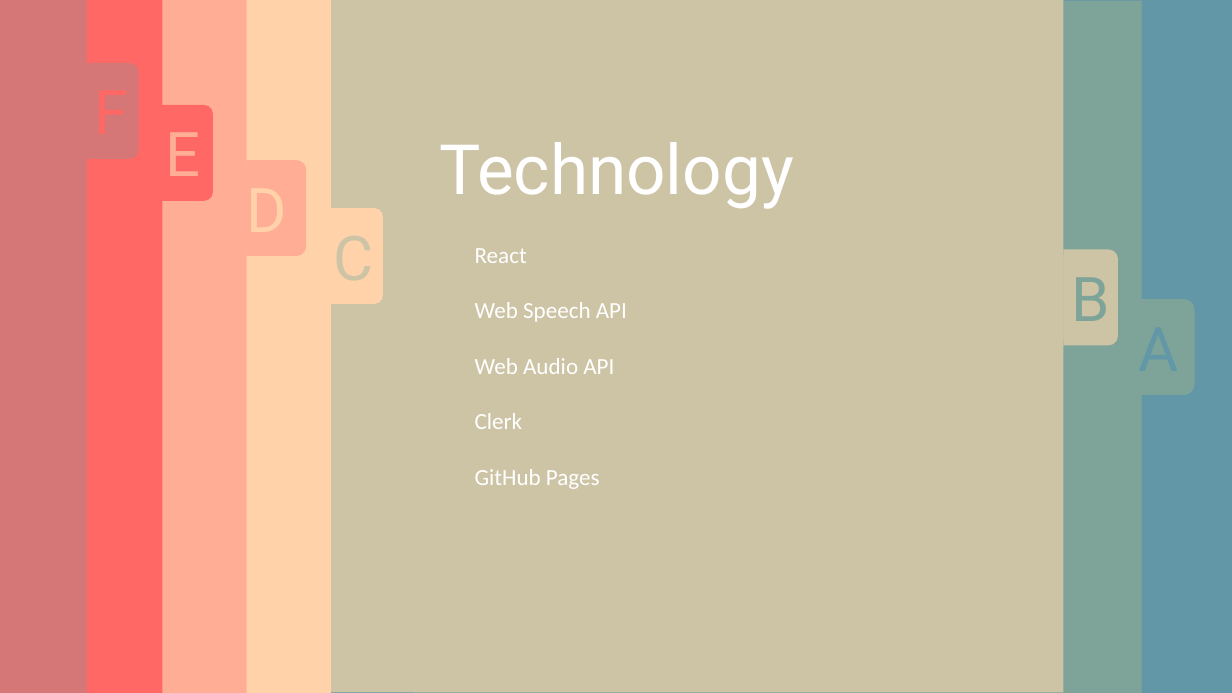
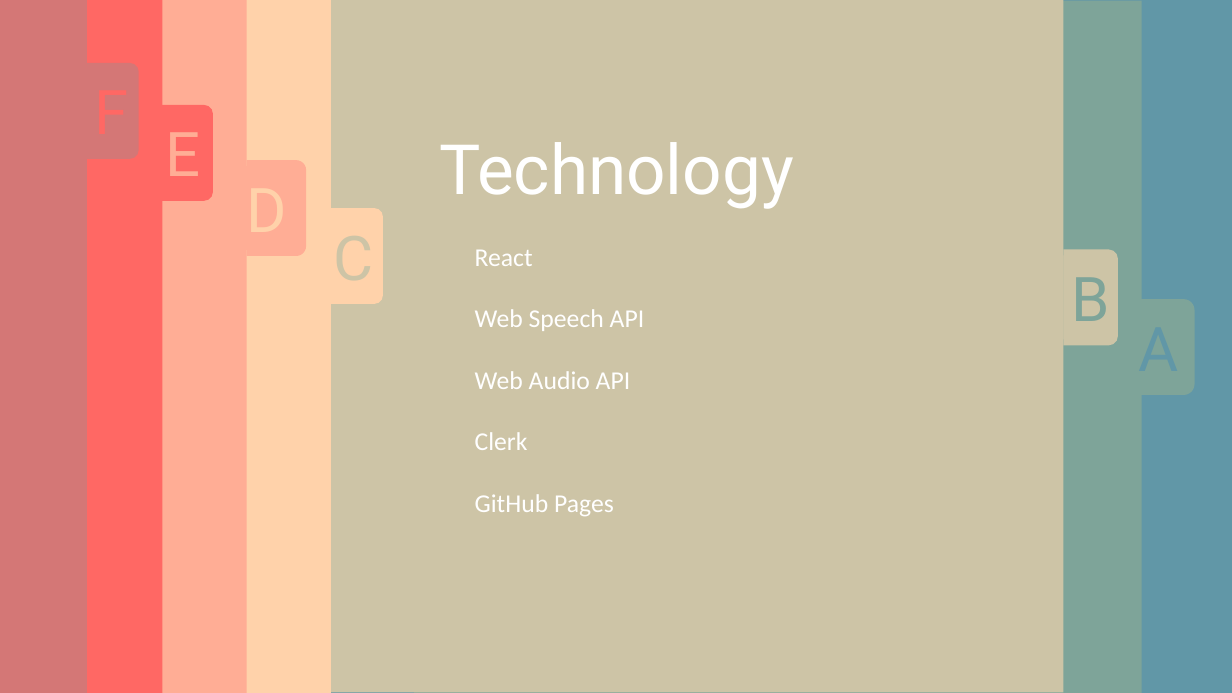
Before and after one commit to deden3791/L4Project, a slide deck: slide 18 of presentation/PresentationSlides.pptx (slide 5 before the commit). Drawn at 1232x693 pixels with LibreOffice and Linux fonts; fonts in the diff are those of the drawing. Boxes give left, top, right and bottom in pixels: in the first picture for what was removed or moved away, otherwise in the second. Text is boxed around its words. In the diff, an @@ line names an element or a change of style, - is before the commit and + after.

```diff
--- a/presentation/PresentationSlides.pptx
+++ b/presentation/PresentationSlides.pptx
@@ text "React" at bbox=[475, 249, 645, 516]: size 18 to 20 pt @@
```
Also in this commit, not shown: 19 other slides changed, 5 slides added, 4 slides removed, 4 other files.
